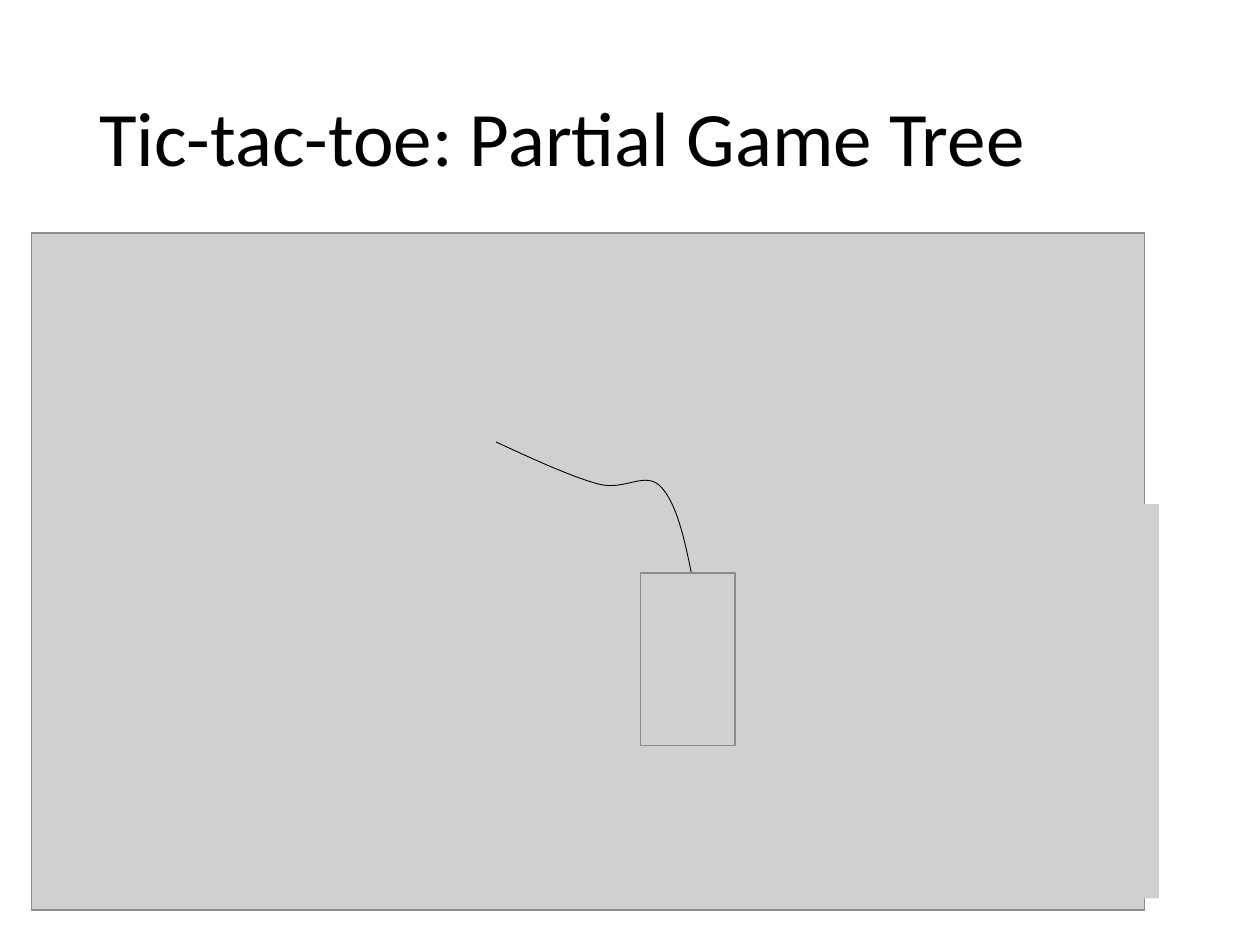
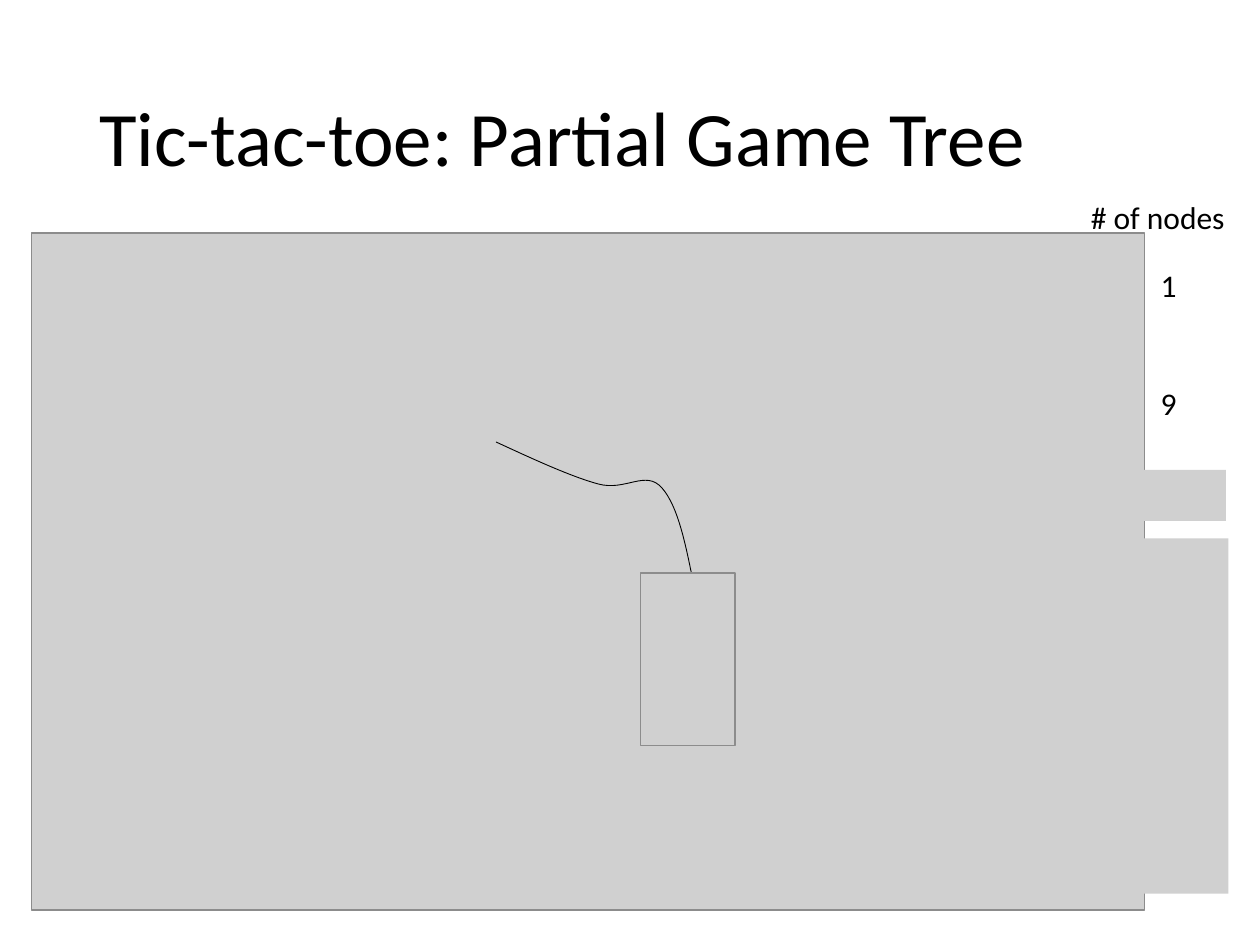
Before and after one commit to mhahsler/CS7320-AI, a slide deck: slide 5 of slides/05_games.pptx. Drawn at 1260x945 pixels with LibreOffice and Linux fonts; fonts in the diff are those of the drawing; grey boxes stand for pictures. Boxes give left, top, right and bottom in pixels: in the first picture for what was removed or moved away, otherwise in the second. Text is boxed around its words. In the diff, an @@ line names an element or a change of style, - is before the commit and + after.

```diff
--- a/slides/05_games.pptx
+++ b/slides/05_games.pptx
@@ text added at <box>1114,207,1225,236</box>, 18 pt, text #000000 @@
+# of nodes
@@ text added at <box>1161,276,1177,297</box>, 18 pt, text #000000 @@
+1
@@ text added at <box>1161,394,1177,415</box>, 18 pt, text #000000 @@
+9
@@ picture added at <box>1121,470,1226,520</box> @@
@@ picture: place and size @@
-picture at <box>781,504,1159,898</box>
+picture at <box>781,538,1228,893</box>
```
Also in this commit, not shown: 2 other slides changed, 1 other file.
